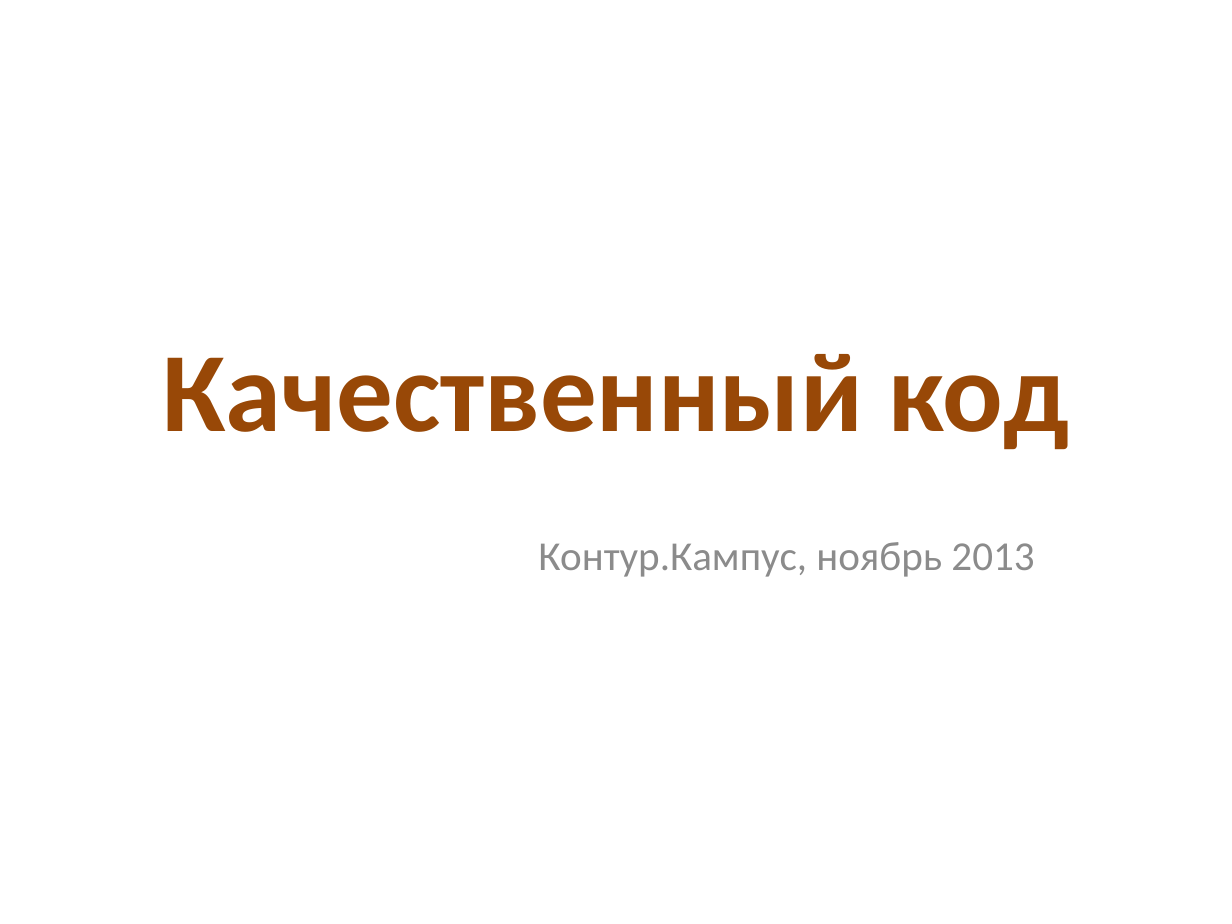
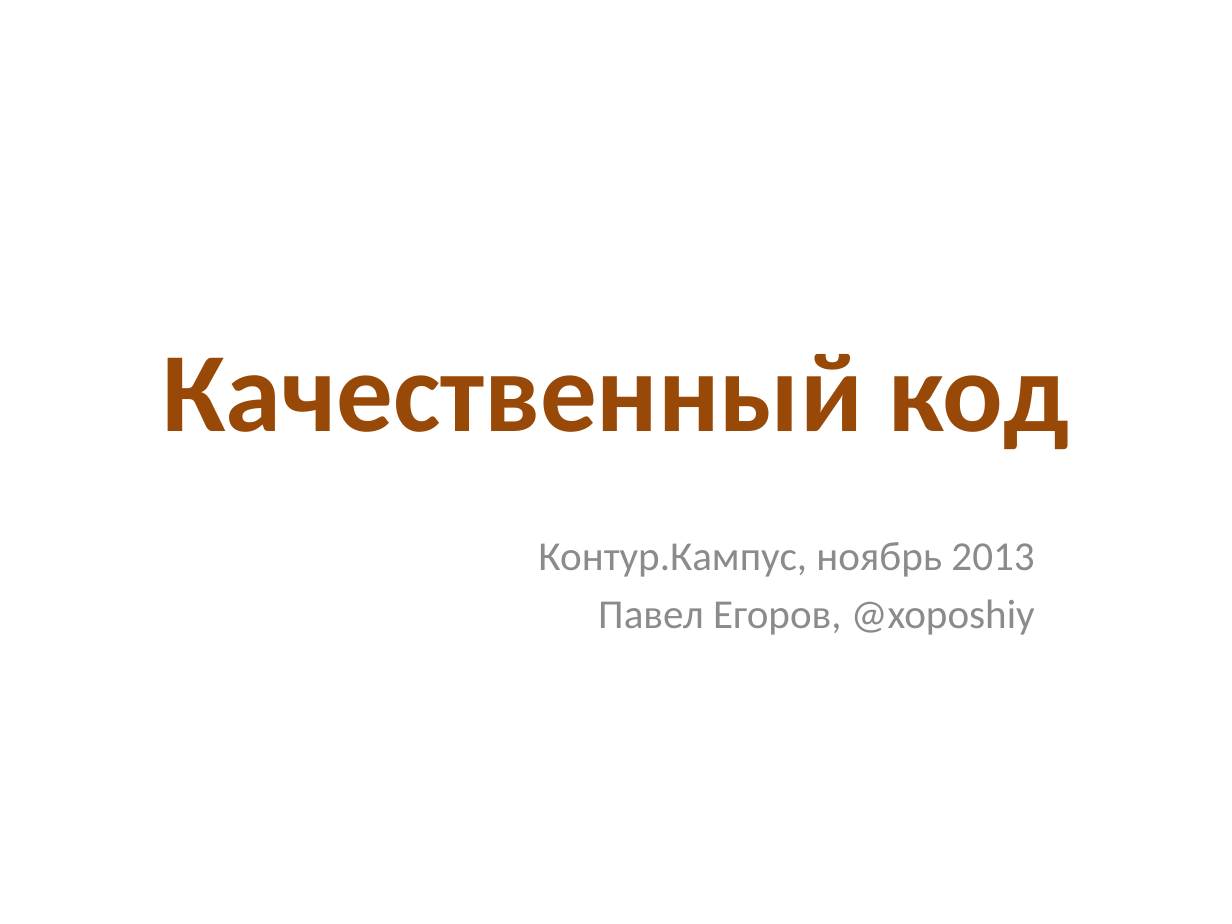
Before and after one commit to kontur-edu/kampus-ekb-2013-11, a slide deck: slide 2 of 02-CleanCode&Testing/CleanCode.pptx. Drawn at 1232x924 pixels with LibreOffice and Linux fonts; fonts in the diff are those of the drawing. Boxes give left, top, right and bottom in pixels: in the first picture for what was removed or moved away, otherwise in the second. Text is boxed around its words. In the diff, an @@ line names an element or a change of style, - is before the commit and + after.

```diff
--- a/02-CleanCode&Testing/CleanCode.pptx
+++ b/02-CleanCode&Testing/CleanCode.pptx
@@ subtitle at bbox=[598, 599, 1035, 635]: paragraph added @@
+Павел Егоров, @xoposhiy
```
Also in this commit, not shown: 5 other slides changed, 8 slides added, 2 other files.
